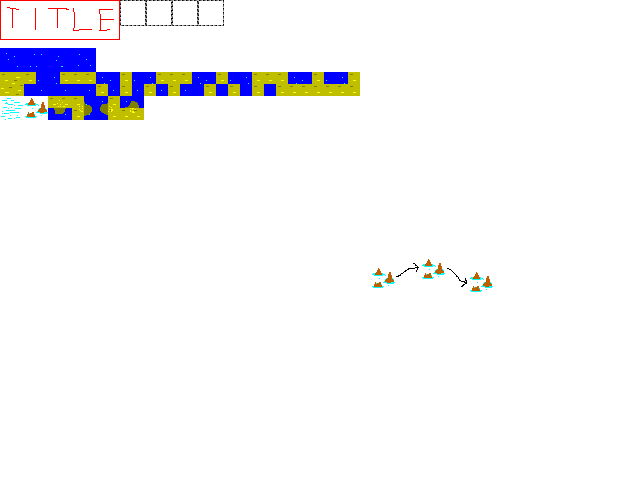
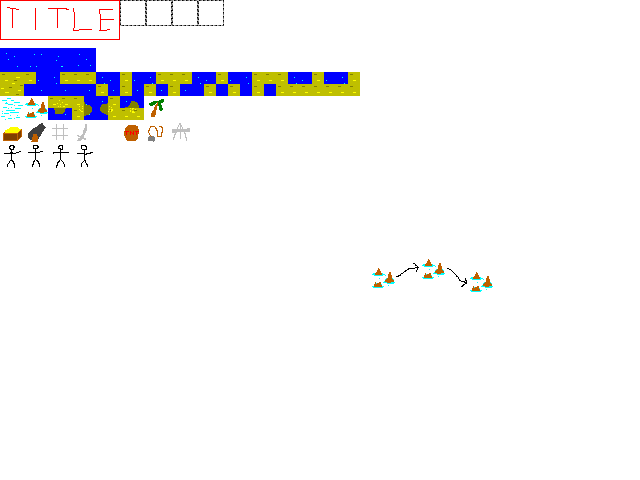
Revision of a layered 640×480 image; what changed, layer by layer:
painted on "content" over [3, 99, 190, 168]
